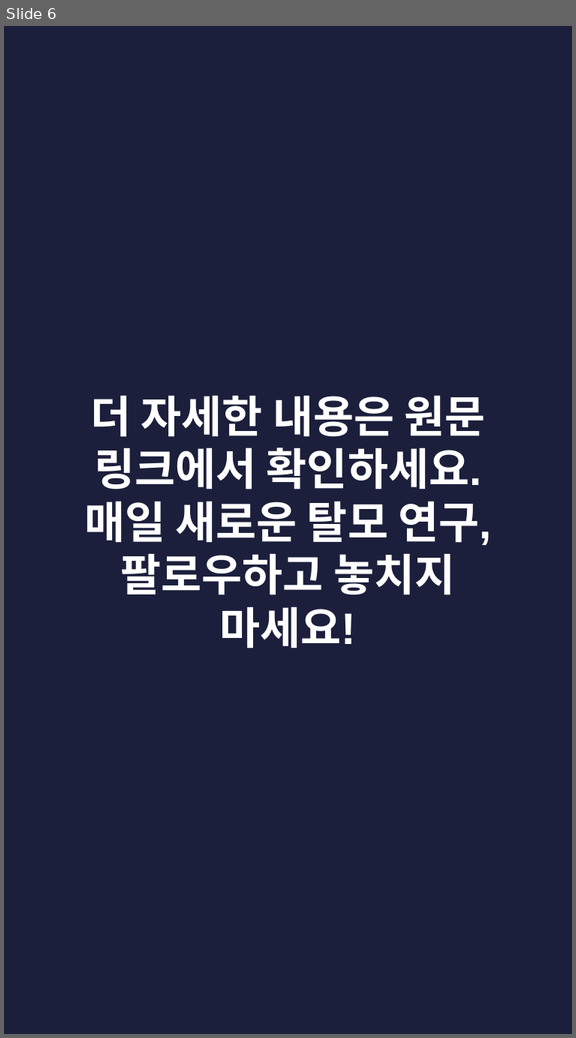
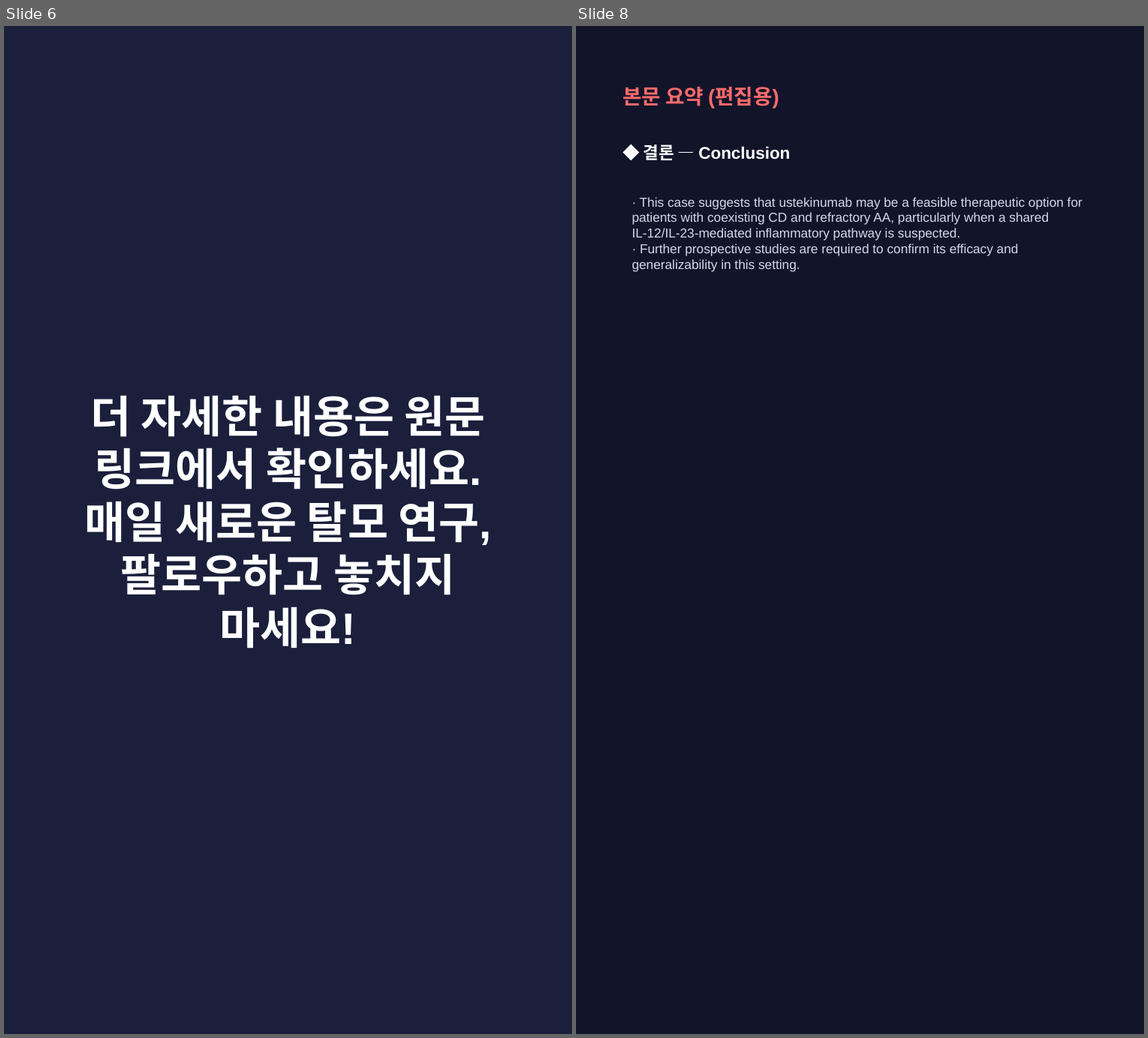
Before and after one commit to hyokang2010-BJ-ANTH/product-builder-test, a slide deck: pwa/data/latest/slides.pptx. Shown side by side, each under a label of ours: slide 6 before the commit, slides 6 and 8 after it; the slides between them are not shown. The pictures are 576x1038 and 1148x1038 pixels, drawn with LibreOffice and Linux fonts; fonts in the diff are those of the drawing. Boxes give left, top, right and bottom in pixels: in the first picture for what was removed or moved away, otherwise in the second. Text is boxed around its words. In the diff, an @@ line names an element or a change of style, - is before the commit and + after.

```diff
--- a/pwa/data/latest/slides.pptx
+++ b/pwa/data/latest/slides.pptx
@@ slide 8 added at (576,26,1144,1034), background #12142A @@
@@ text added at (622,87,779,108), 16 pt, text #FF6B6B, bold @@
+본문 요약 (편집용)
@@ text added at (644,144,790,160), 13 pt, text #FFFFFF, bold @@
+◆ 결론 — Conclusion
@@ text added at (632,197,1082,272), 10 pt, text #D5D8EA @@
+· This case suggests that ustekinumab may be a feasible therapeutic option for patients with coexisting CD and refractory AA, particularly when a shared IL-12/IL-23-mediated inflammatory pathway is suspected.
+· Further prospective studies are required to confirm its efficacy and generalizability in this setting.
```
Also in this commit, not shown: 2 slides changed, 4 other slides added, 6 slides removed, 26 other files.
